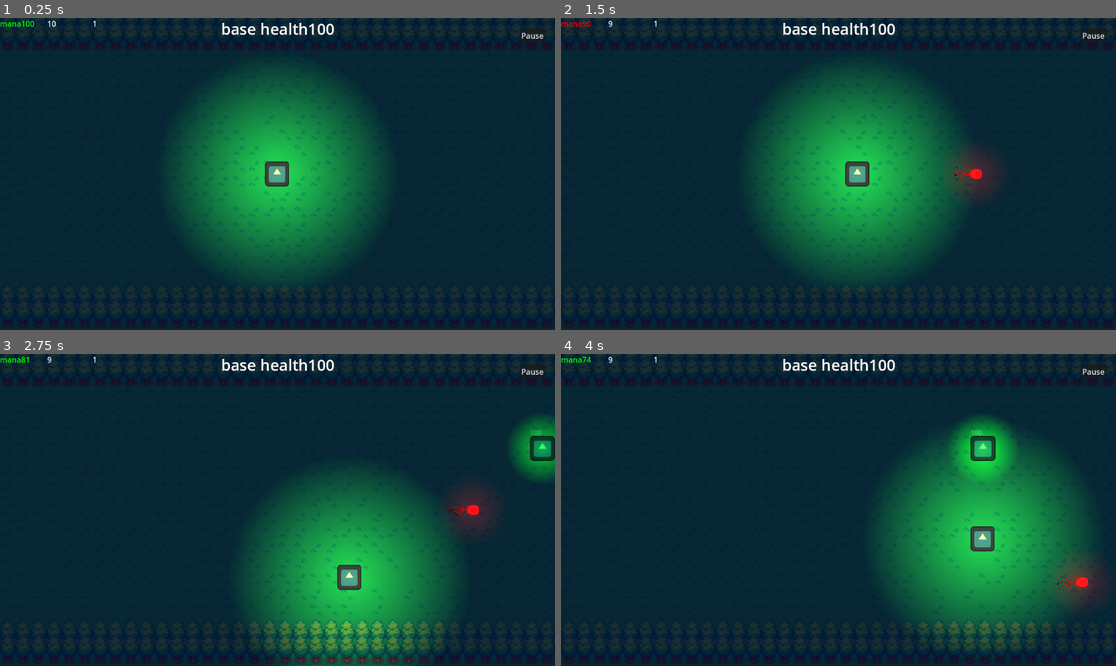
Above: before the commit, frames 1-4 (two rows, left to right).
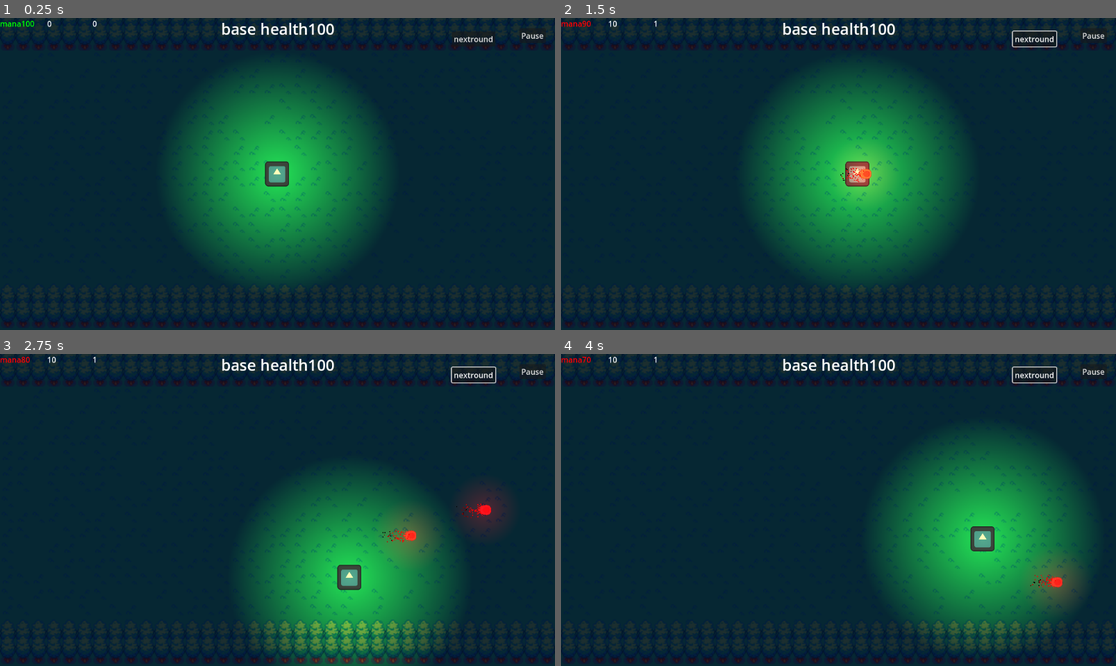
Above: after the commit, the same moments.

Repository: axel-bromee/pirp
Game: Godot game, scene res://scens/map.tscn
Same seed, same stepped clock (60 frames per second), same inputs: the game is played once before the commit and once after it. The engine's default icon, where the game draws it, is replaced by a stand-in: a white triangle on a blue panel in a dark square.
Inputs (mouse positions are in pixels of both pictures, inside the frame that each line leads up to):
- Up to frame 1 (0.25 s): no input
- Up to frame 2 (1.5 s): click (1032, 39) at 0.5 s, where only the run after the commit has a clickable "nextround"; move the mouse to (960, 158) at 1.27 s; press the mouse at (960, 158) at 1.28 s; hold D (right) from 1.28 s (still down)
- Up to frame 3 (2.75 s): move the mouse to (166, 525) at 2.02 s; release D (right) at 2.03 s; release the mouse at (166, 525) at 2.03 s; hold S (down) from 2.03 s (still down); right-click (166, 525) at 2.1 s; click (166, 525) at 2.3 s
- Up to frame 4 (4 s): move the mouse to (894, 441) at 2.77 s; release S (down) at 2.78 s; press the mouse at (894, 441) at 2.78 s; hold D (right) 2.78-3.53 s; move the mouse to (810, 572) at 3.52 s; release the mouse at (810, 572) at 3.53 s; hold W (up) from 3.53 s (still down); click (810, 572) at 3.6 s

The runs differ from the first frame. In frame 1, 0.1% of the frame differs, in the area x 8-89%, y 0-8%; in frame 2, 2.3%; in frame 3, 2.8%; in frame 4, 3.3%, in the area x 0-99%, y 0-82%.

Commit message:
round pause and button better round system nad spawn

Diff:
--- a/scens/map.tscn
+++ b/scens/map.tscn
@@ -217,6 +217,13 @@
 offset_bottom = 52.0
 text = "Pause"
 
+[node name="nextround" type="Button" parent="CanvasLayer"]
+offset_left = 938.0
+offset_top = 28.0
+offset_right = 993.0
+offset_bottom = 59.0
+text = "nextround"
+
 [node name="barier" type="Node" parent="."]
 
 [node name="StaticBody2D" type="StaticBody2D" parent="barier"]
@@ -252,3 +259,6 @@
 [connection signal="mouse_entered" from="CanvasLayer/PauseButton" to="CharacterBody2D" method="_on_pause_button_mouse_entered"]
 [connection signal="mouse_exited" from="CanvasLayer/PauseButton" to="CharacterBody2D" method="_on_pause_button_mouse_exited"]
 [connection signal="pressed" from="CanvasLayer/PauseButton" to="spawner" method="_on_pause_button_pressed"]
+[connection signal="mouse_entered" from="CanvasLayer/nextround" to="CharacterBody2D" method="_on_pause_button_mouse_entered"]
+[connection signal="mouse_exited" from="CanvasLayer/nextround" to="CharacterBody2D" method="_on_pause_button_mouse_exited"]
+[connection signal="pressed" from="CanvasLayer/nextround" to="spawner" method="_on_nextround_pressed"]
--- a/scens/spawner.tscn
+++ b/scens/spawner.tscn
@@ -4,8 +4,3 @@
 
 [node name="spawner" type="Marker2D"]
 script = ExtResource("1_ctaun")
-
-[node name="spawn_interwal" type="Timer" parent="."]
-one_shot = true
-
-[connection signal="timeout" from="spawn_interwal" to="." method="_on_spawn_interwal_timeout"]
--- a/scripts/spawner.gd
+++ b/scripts/spawner.gd
@@ -4,52 +4,44 @@
 @onready var pause_button: Button = $"../CanvasLayer/PauseButton"
 @onready var label_round: Label = $"../CanvasLayer/round"
 @onready var label_goblins: Label = $"../CanvasLayer/goblins"
-@onready var spawn_time: Timer = $spawn_interwal
 
 var rand_x
 var rand_y
 var paused = false
 
-var rounds = 1
-
+var rounds = 0
+var round_clear = false
 var goblins_extra = 0
-var goblin_amount = 10
-var goblins_left = 10
+var goblin_amount = 0
+var goblins_left = 0
 var spawn_interval = 5
 
 func _ready():
-	spawn_time.start(1)
-
-func check_if_all_enemies_dead():
-	if Goblin.dead_goblins == goblin_amount:
-		process_mode = Node.PROCESS_MODE_DISABLED
+	pass
 
 @warning_ignore("unused_parameter")
 func _process(delta):
-	label_goblins.text = str(goblins_left)
+	label_goblins.text = str(goblins_left + get_parent().get_node("enemies").get_child_count())
 	label_round.text = str(rounds)
-	print(goblins_left)
-	print(get_parent().get_node("enemies").get_child_count())
-	if goblins_left == 0:
+	if get_parent().get_node("enemies").get_child_count() == 0 and goblins_left == 0:
+		process_mode = Node.PROCESS_MODE_DISABLED
+
+func next_round():
 		rounds += 1
 		goblins_extra += 5
-		goblin_amount= 10 + goblins_extra
+		goblin_amount = 5 + goblins_extra
 		goblins_left = goblin_amount
-		Goblin.dead_goblins = 0
-
-
-func _on_spawn_interwal_timeout():
-	if not paused:
 		spawn_goblin()
 
 func spawn_goblin():
-	goblins_left -= 1
-	var goblin = goblin_sceen.instantiate()
-	rand_y = randi_range(-0,0)
-	rand_x = randi_range(-100,100)
-	goblin.position = position + Vector2(rand_y,rand_x)
-	get_parent().get_node("enemies").add_child(goblin)
-	spawn_time.start(spawn_interval)
+	for i in range(goblin_amount):
+		await get_tree().create_timer(spawn_interval).timeout
+		goblins_left -= 1
+		var goblin = goblin_sceen.instantiate()
+		rand_y = randi_range(-0,0)
+		rand_x = randi_range(-100,100)
+		goblin.position = position + Vector2(rand_y,rand_x)
+		get_parent().get_node("enemies").add_child(goblin)
 
 
 func _on_pause_button_pressed() -> void:
@@ -61,3 +53,9 @@
 		process_mode = Node.PROCESS_MODE_ALWAYS
 		pause_button.text = "pause"
 		paused = false
+
+
+func _on_nextround_pressed():
+	if get_parent().get_node("enemies").get_child_count() == 0 and goblins_left == 0:
+		process_mode = Node.PROCESS_MODE_ALWAYS
+		next_round()
